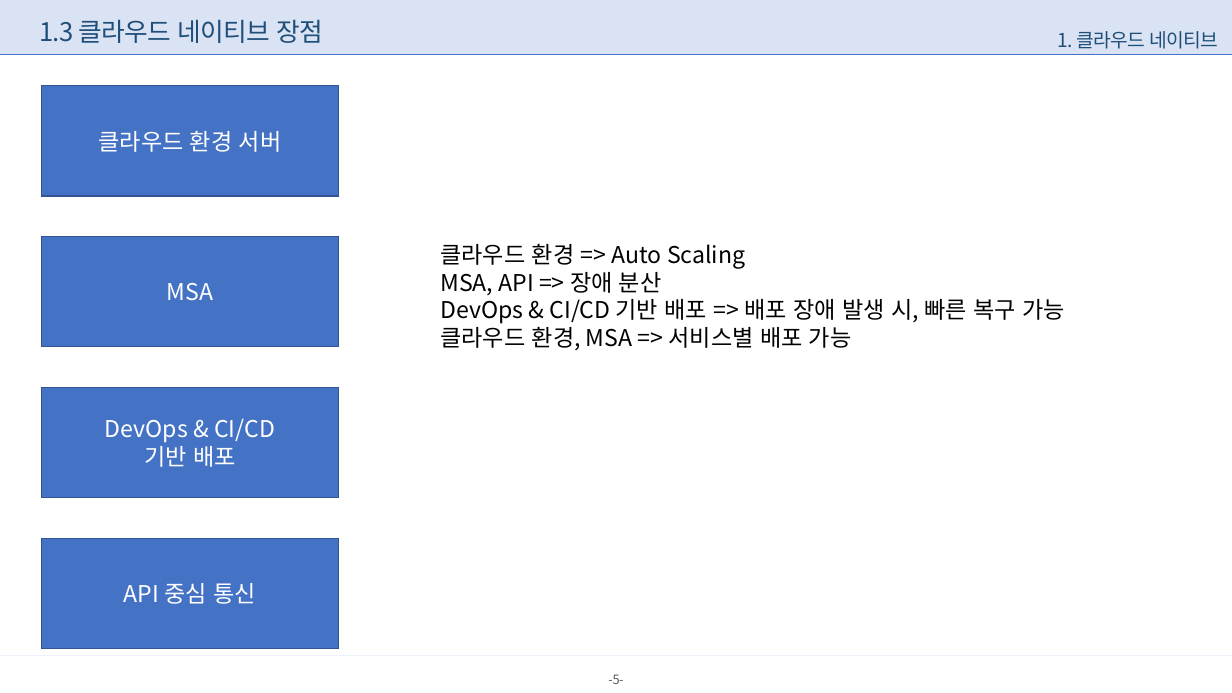
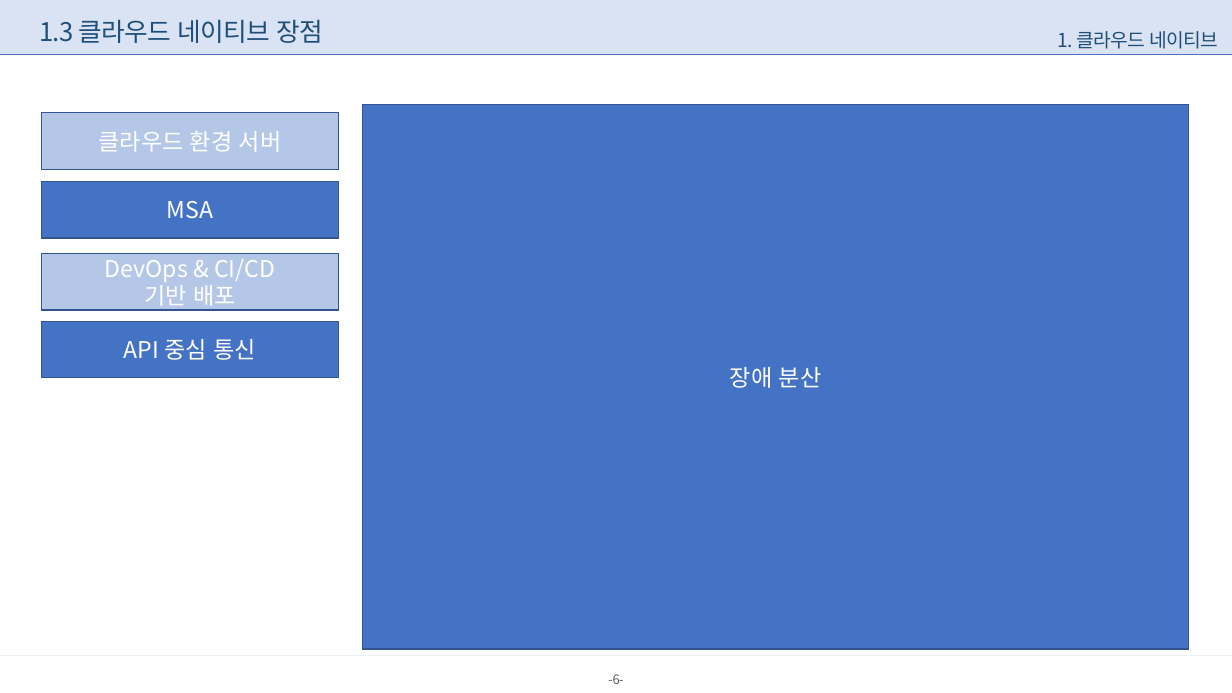
Before and after one commit to limchaeseong/test, a slide deck: slide 6 of 클라우드 네이티브 전환.pptx (slide 5 before the commit). Drawn at 1232x693 pixels with LibreOffice and Linux fonts; fonts in the diff are those of the drawing; background and template pictures are left out. Boxes give left, top, right and bottom in pixels: in the first picture for what was removed or moved away, otherwise in the second. Text is boxed around its words. In the diff, an @@ line names an element or a change of style, - is before the commit and + after.

```diff
--- a/클라우드 네이티브 전환.pptx
+++ b/클라우드 네이티브 전환.pptx
@@ rectangle "클라우드 환경 서버": place and size @@
-rectangle "클라우드 환경 서버" at [42, 86, 338, 196]
+rectangle "클라우드 환경 서버" at [42, 113, 338, 169]
@@ rectangle "클라우드 환경 서버" at [42, 113, 338, 169]: fill #4472C4 to #B4C7E7 @@
@@ rectangle added at [362, 104, 1189, 649], fill #4472C4, outline #325491 1 pt, 18 pt, text #FFFFFF @@
+장애 분산
@@ rectangle "MSA": place and size @@
-rectangle "MSA" at [42, 237, 338, 347]
+rectangle "MSA" at [42, 181, 338, 238]
@@ rectangle "DevOps & CI/CD" at [42, 253, 338, 310]: fill #4472C4 to #B4C7E7 @@
@@ rectangle "DevOps & CI/CD": place and size @@
-rectangle "DevOps & CI/CD" at [42, 387, 338, 497]
+rectangle "DevOps & CI/CD" at [42, 253, 338, 310]
@@ text removed at [440, 243, 1065, 350] @@
-클라우드 환경 => Auto Scaling
-MSA, API => 장애 분산
-DevOps & CI/CD 기반 배포 => 배포 장애 발생 시, 빠른 복구 가능
-클라우드 환경, MSA => 서비스별 배포 가능
@@ rectangle "API 중심 통신": place and size @@
-rectangle "API 중심 통신" at [42, 539, 338, 649]
+rectangle "API 중심 통신" at [42, 322, 338, 378]
@@ page number at [608, 674, 623, 684]: text changed @@
--5-
+-6-
```
Also in this commit, not shown: 5 other slides changed, 3 slides added.
